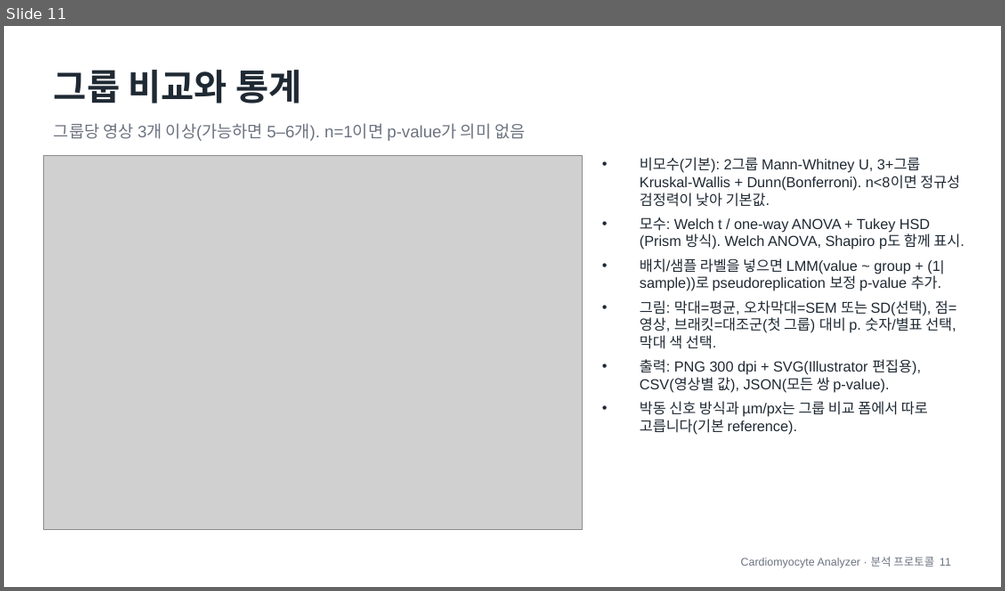
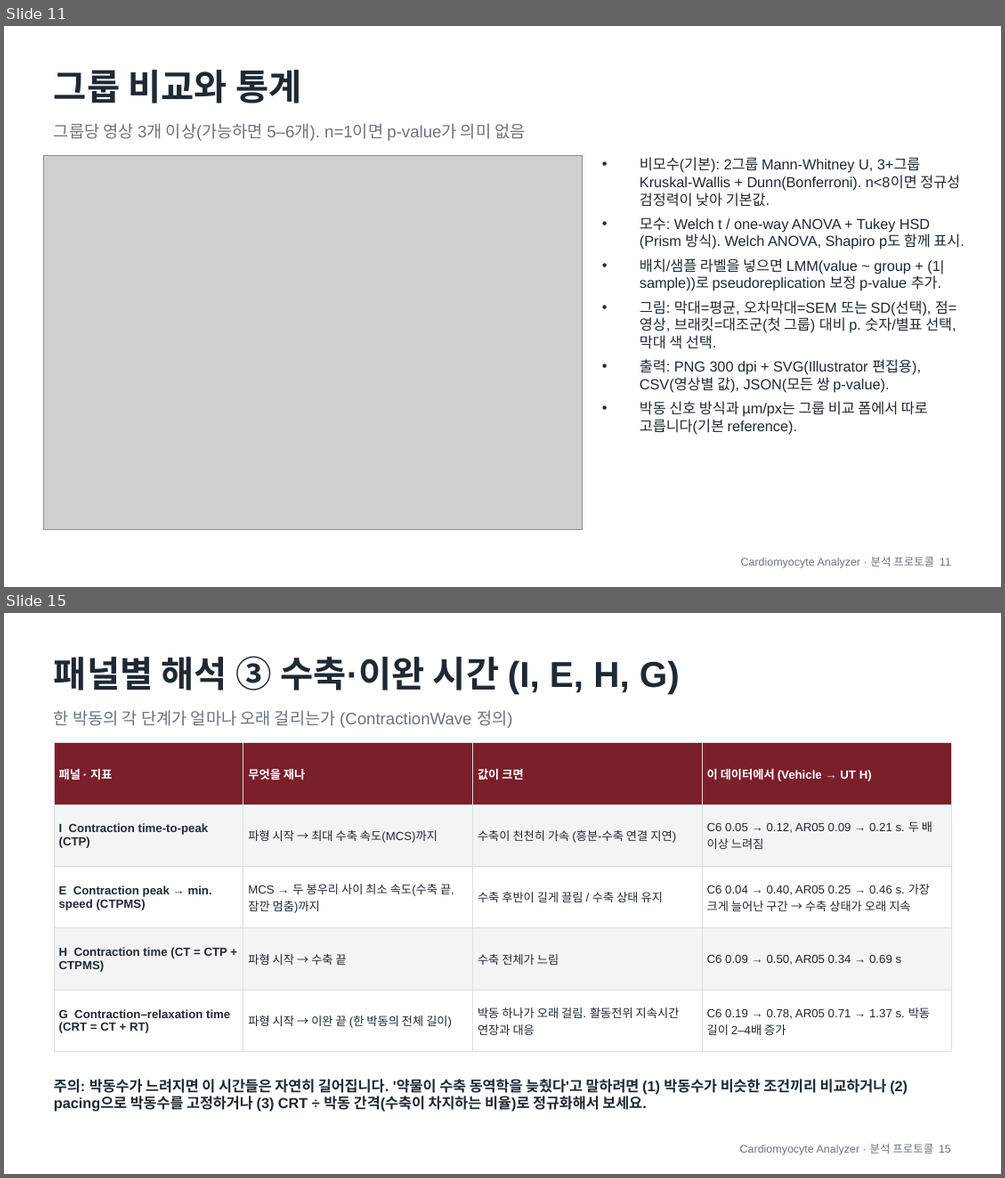
Before and after one commit to heasilmoon/cardiomyocyte-analyzer, a slide deck: docs/Cardiomyocyte_Analyzer_분석프로토콜_지표설명.pptx. Shown one above the other, each under a label of ours: slide 11 before the commit, slides 11 and 15 after it; the slides between them are not shown. The pictures are 1005x591 and 1005x1178 pixels, drawn with LibreOffice and Linux fonts; fonts in the diff are those of the drawing; grey boxes stand for pictures. Boxes give left, top, right and bottom in pixels: in the first picture for what was removed or moved away, otherwise in the second. Text is boxed around its words. In the diff, an @@ line names an element or a change of style, - is before the commit and + after.

```diff
--- a/docs/Cardiomyocyte_Analyzer_분석프로토콜_지표설명.pptx
+++ b/docs/Cardiomyocyte_Analyzer_분석프로토콜_지표설명.pptx
@@ slide 15 added at [4,613,1001,1174], background #FFFFFF @@
@@ text added at [54,656,680,694], 26 pt, text #1F2933, bold @@
+패널별 해석 ③ 수축·이완 시간 (I, E, H, G)
@@ text added at [54,710,513,728], 12 pt, text #6B7280 @@
+한 박동의 각 단계가 얼마나 오래 걸리는가 (ContractionWave 정의)
@@ table added at [54,743,951,1038], 5 rows, 4 columns @@
+패널 · 지표 | 무엇을 재나 | 값이 크면 | 이 데이터에서 (Vehicle → UT H)
+I Contraction time-to-peak (CTP) | 파형 시작 → 최대 수축 속도(MCS)까지 | 수축이 천천히 가속 (흥분-수축 연결 지연) | C6 0.05 → 0.12, AR05 0.09 → 0.21 s. 두 배 이상 느려짐
+E Contraction peak → min. speed (CTPMS) | MCS → 두 봉우리 사이 최소 속도(수축 끝, 잠깐 멈춤)까지 | 수축 후반이 길게 끌림 / 수축 상태 유지 | C6 0.04 → 0.40, AR05 0.25 → 0.46 s. 가장 크게 늘어난 구간 → 수축 상태가 오래 지속
+H Contraction time (CT = CTP + CTPMS) | 파형 시작 → 수축 끝 | 수축 전체가 느림 | C6 0.09 → 0.50, AR05 0.34 → 0.69 s
+G Contraction–relaxation time (CRT = CT + RT) | 파형 시작 → 이완 끝 (한 박동의 전체 길이) | 박동 하나가 오래 걸림. 활동전위 지속시간 연장과 대응 | C6 0.19 → 0.78, AR05 0.71 → 1.37 s. 박동 길이 2–4배 증가
@@ text added at [54,1078,907,1111], 10.5 pt, text #1F2933, bold @@
+주의: 박동수가 느려지면 이 시간들은 자연히 길어집니다. '약물이 수축 동역학을 늦췄다'고 말하려면 (1) 박동수가 비슷한 조건끼리 비교하거나 (2) pacing으로 박동수를 고정하거나 (3) CRT ÷ 박동 간격(수축이 차지하는 비율)로 정규화해서 보세요.
@@ text added at [740,1143,951,1155], 8 pt, text #6B7280 @@
+Cardiomyocyte Analyzer · 분석 프로토콜 15
```
Also in this commit, not shown: 2 slides changed, 4 other slides added, 1 other file.
